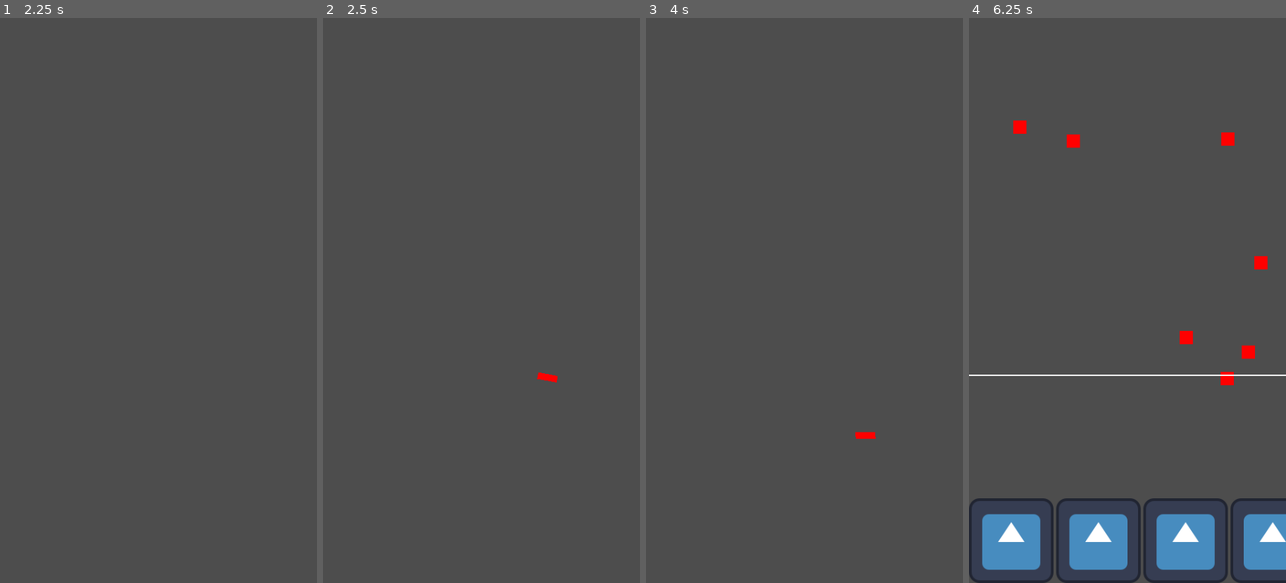
Above: before the commit, frames 1-4 (left to right).
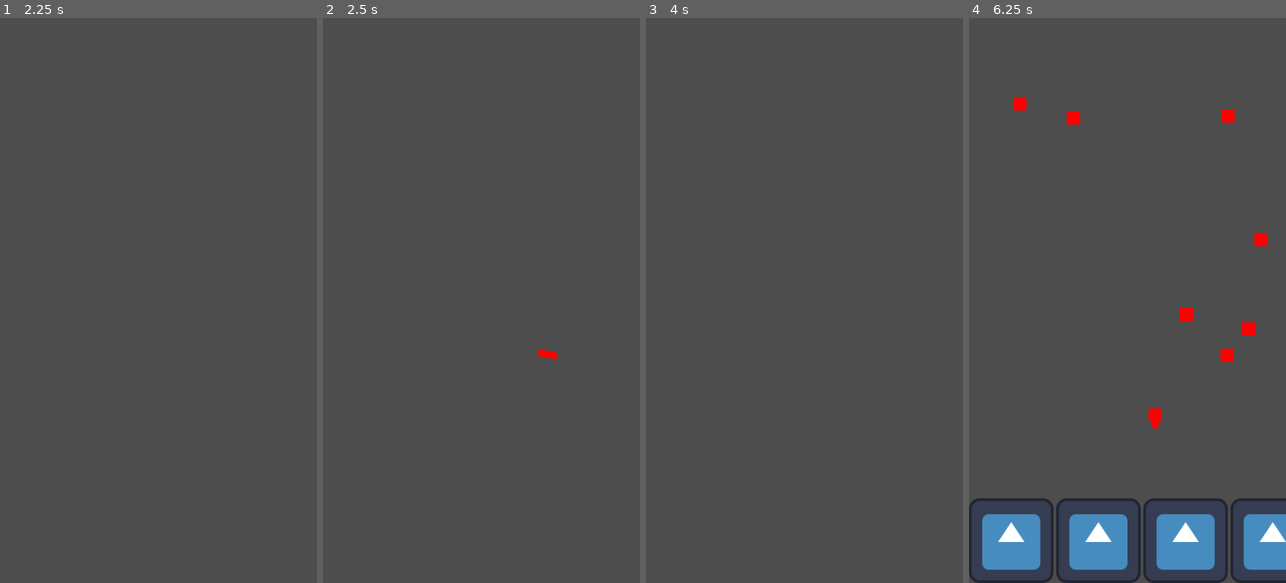
Above: after the commit, the same moments.

Repository: Xavier-Royer/Color-Jumper
Game: Godot game, scene res://Main.tscn
Same seed, same stepped clock (60 frames per second), same inputs: the game is played once before the commit and once after it. The engine's default icon, where the game draws it, is replaced by a stand-in: a white triangle on a blue panel in a dark square.
Inputs (mouse positions are in pixels of both pictures, inside the frame that each line leads up to):
- Up to frame 1 (2.25 s): click "PLAY" at 0.5 s; tap Enter at 1.25 s; move the mouse to (228, 272) at 1.27 s; press the mouse at (228, 272) at 1.28 s; tap Space at 2 s; move the mouse to (95, 328) at 2.02 s; release the mouse at (95, 328) at 2.03 s; click (95, 328) at 2.1 s
- Up to frame 2 (2.5 s): no input
- Up to frame 3 (4 s): tap Enter at 2.75 s; move the mouse to (836, 176) at 2.77 s; press the mouse at (836, 176) at 2.78 s; tap Space at 3.5 s; move the mouse to (788, 413) at 3.52 s; release the mouse at (788, 413) at 3.53 s; click (788, 413) at 3.6 s
- Up to frame 4 (6.25 s): tap Enter at 4.25 s; move the mouse to (1222, 385) at 4.27 s; press the mouse at (1222, 385) at 4.28 s; tap Space at 5 s; move the mouse to (1032, 215) at 5.02 s; release the mouse at (1032, 215) at 5.03 s; click (1032, 215) at 5.1 s; move the mouse to (1143, 300) at 5.77 s; press the mouse at (1143, 300) at 5.78 s

Frame 1 is identical in both runs. In frame 2, 0.2% of the frame differs, in the area x 67-74%, y 58-65%; in frame 3, less than 0.1%; in frame 4, 1.8%, in the area x 0-100%, y 14-73%.

Commit message:
fixed spawning, tried to fix block catching

Diff:
--- a/Main.tscn
+++ b/Main.tscn
@@ -56,21 +56,21 @@
 
 [node name="RayCastRight" type="RayCast2D" parent="ScreenManager/GameScreen/Objects/Player"]
 modulate = Color(1, 0.2, 1, 1)
-position = Vector2(5, 16)
+position = Vector2(5, 32)
 target_position = Vector2(0, -120)
 collision_mask = 0
 collide_with_areas = true
 
 [node name="RayCastLeft" type="RayCast2D" parent="ScreenManager/GameScreen/Objects/Player"]
 modulate = Color(1, 0.2, 1, 1)
-position = Vector2(-5, 16)
+position = Vector2(-5, 32)
 target_position = Vector2(0, -120)
 collision_mask = 0
 collide_with_areas = true
 
 [node name="RayCastMiddle" type="RayCast2D" parent="ScreenManager/GameScreen/Objects/Player"]
 modulate = Color(1, 0.2, 1, 1)
-position = Vector2(0, 16)
+position = Vector2(0, 32)
 target_position = Vector2(0, -120)
 collision_mask = 0
 collide_with_areas = true
@@ -103,12 +103,6 @@
 layout_mode = 2
 texture_normal = ExtResource("3_r0du0")
 
-[node name="Line2D" type="Line2D" parent="ScreenManager/GameScreen"]
-position = Vector2(0, 540)
-points = PackedVector2Array(0, 0, 500, 0)
-closed = true
-width = 2.0
-
 [node name="GameOverScreen" type="Control" parent="ScreenManager"]
 layout_mode = 3
 anchors_preset = 0
--- a/game_screen.gd
+++ b/game_screen.gd
@@ -7,18 +7,27 @@
 @onready var rayCastLeft = $Objects/Player/RayCastLeft
 @onready var rayCastRight = $Objects/Player/RayCastRight
 @onready var rayCastMiddle = $Objects/Player/RayCastMiddle
-
 @onready var movingObjects = $Objects
+
+
+#player attribuites
+var direction = Vector2(0,0)
+var velocity = 2000
 var currentColor
 var currentBlock
+var jumping = false
+var intersectionPosition = null
+
+#game control stuff
 var gameState = "OVER" #OVER, READY, PLAYING
-var direction = Vector2(0,0)
-var velocity = 2000
 var gameSpeed = 150
 var spawnRate = .3 # higher spawn rate = less spawn
 var gameRunTime = 0
-var intersectionPosition = null
-var jumping = false
+
+var lastBlockSpawned = null
+
+
+
 
 var colorToNumber ={
 	"RED": 1,
@@ -41,6 +50,7 @@
 	player.connect("screenExited",gameOver)
 
 func playGame():
+	lastBlockSpawned = null
 	print("playing game")
 	gameState = "READY"
 
@@ -99,10 +109,12 @@
 
 #player captureing block
 func _on_player_area_entered(area: Area2D) -> void:
-	print("Caught Block")
 	if area.get_collision_layer_value(8):
-		currentBlock = area
-		direction = Vector2(0,0)
+		#print("collision dectected") for some reason it was still jank w/o the next line
+		if rayCastLeft.get_collider() == area or rayCastMiddle.get_collider() ==area or rayCastRight.get_collider() ==area:
+			#print("truly caught")
+			currentBlock = area
+			direction = Vector2(0,0)
 
 
 
@@ -111,7 +123,7 @@
 		var mousePosition = get_global_mouse_position()
 		#ensure its not where the buttons are
 		#this has to be reatlive so will need to add that
-		if mousePosition.y<725:
+		if mousePosition.y<725 and gameState != "OVER":
 			if currentBlock != null:
 				#Begin game if in ready position
 				if gameState == "READY":
@@ -127,7 +139,8 @@
 				player.look_at(mousePosition)
 				player.rotation += deg_to_rad(90)
 				jumping = true
-
+	elif event is InputEventKey:
+		gameSpeed = 0
 
 func _process(delta: float) -> void:
 	if gameState == "PLAYING":
@@ -145,23 +158,21 @@
 		if rayCast.is_colliding() and rayCast.get_collider() != currentBlock:
 			var currentPosition  = player.global_position
 			intersectionPosition = rayCast.get_collision_point()
-			#print("colliding")
 			#if velocity is an overshoot, than adjust it, otherwise move normally
-
 			var currentDistance = intersectionPosition - currentPosition
 
 			if abs(velocity*delta*direction.x) < abs(currentDistance.x):
-				print("NOT TELEPORTING")
 				player.position+= velocity*delta*direction
+				#move player normally
 			else:
-				print("TELEPORTING")
-				player.position+= currentDistance
-			#player.position += min(velocity*delta*direction, currentDistance)
-
-
-
-		else:
-			#print("UPDATING POSITION")
+				var magnitude = currentDistance.length()
+				#player.position += currentDistance
+				player.position += direction*magnitude
+				#move the playuer enough until it collides with block
+
+
+		else:
+			#move player normally, no raycast collisions
 			player.position += velocity*delta*direction
 
 
@@ -190,8 +201,17 @@
 	#movingObjects.add_child(block)
 	#block.global_position = Vector2(randi_range(10,470),randi_range(-40,-20)) #- self.position
 	movingObjects.call_deferred("add_child",block)
-	block.set_deferred("global_position", Vector2(randi_range(10,470),randi_range(-40,-20)))
-	block.connect("invalidBlock",spawnBlock)
+
+	#set block position
+	var blockPosition = Vector2(randi_range(10,470),randi_range(-60,-70))
+	if lastBlockSpawned != null:
+		while blockPosition.distance_to(lastBlockSpawned.global_position) < 60 :
+			blockPosition = Vector2(randi_range(10,470),randi_range(-40,-20))
+
+	block.set_deferred("global_position", blockPosition)
+	#no longer need this signal becasue it should already be fine
+	#block.connect("invalidBlock",spawnBlock)
+	lastBlockSpawned = block
 
 	#set color
 	#random variance
